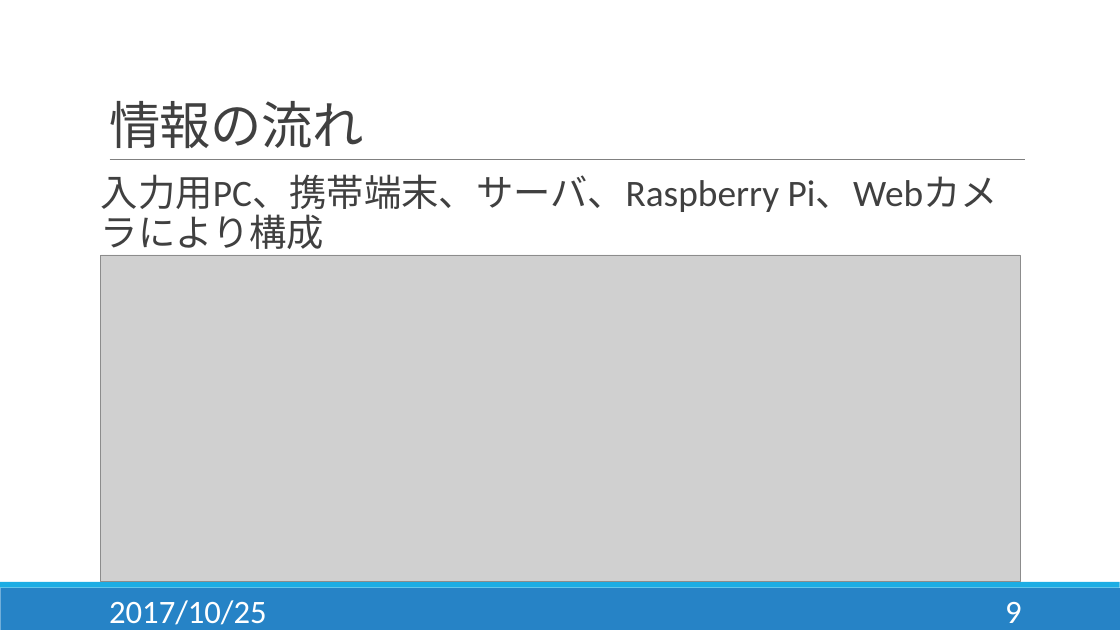
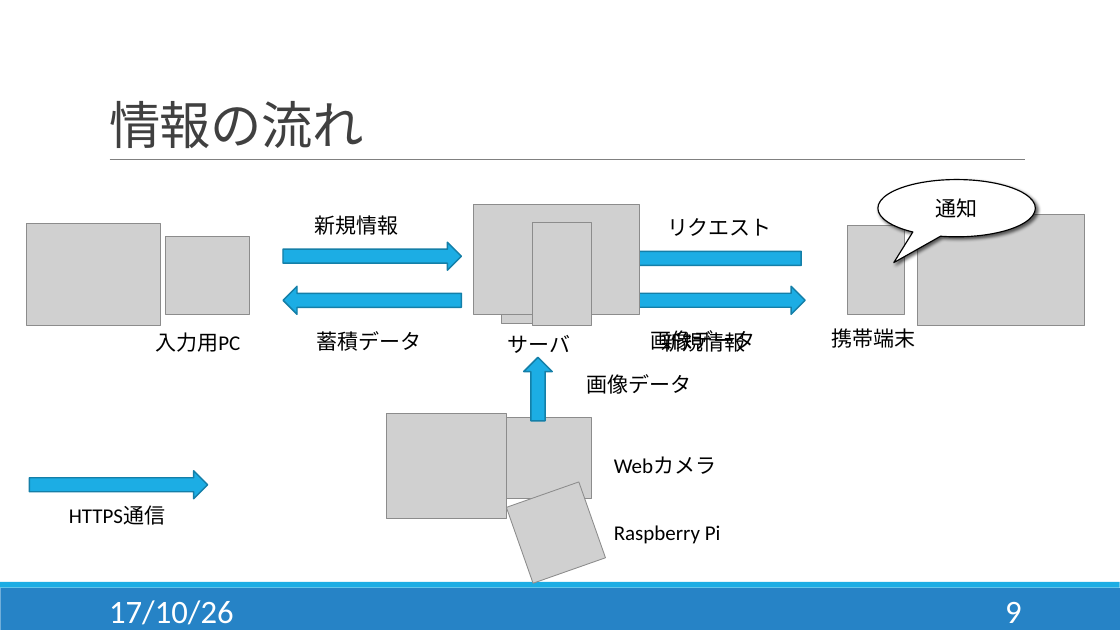
Before and after one commit to Hamato190360c/Siesta, a slide deck: slide 9 of 提案書発表/システム提案書_発表.pptx. Drawn at 1120x630 pixels with LibreOffice and Linux fonts; fonts in the diff are those of the drawing; grey boxes stand for pictures. Boxes give left, top, right and bottom in pixels: in the first picture for what was removed or moved away, otherwise in the second. Text is boxed around its words. In the diff, an @@ line names an element or a change of style, - is before the commit and + after.

Commit message:
情報の流れ図修正

```diff
--- a/提案書発表/システム提案書_発表.pptx
+++ b/提案書発表/システム提案書_発表.pptx
@@ text removed at [101, 174, 998, 216] @@
-入力用PC、携帯端末、サーバ、Raspberry Pi、Webカメラにより構成
@@ picture added at [473, 205, 639, 314] @@
@@ speech bubble added at [878, 180, 1036, 237], fill #FFFFFF, outline #000000 1 pt, 18 pt, text #000000 @@
+通知
@@ picture added at [26, 223, 160, 325] @@
@@ picture added at [166, 237, 250, 314] @@
@@ text added at [314, 215, 398, 235], 18 pt, text #000000 @@
+新規情報
@@ picture added at [501, 222, 578, 323] @@
@@ picture added at [533, 223, 592, 325] @@
@@ text added at [667, 218, 772, 236], 18 pt, text #000000 @@
+リクエスト
@@ picture added at [848, 225, 905, 314] @@
@@ picture added at [918, 214, 1085, 326] @@
@@ picture removed at [101, 255, 1020, 582] @@
@@ right arrow added at [283, 242, 461, 270], fill #1CADE4, outline #1580A9 1.25 pt @@
@@ right arrow added at [623, 245, 801, 272], fill #1CADE4, outline #1580A9 1.25 pt @@
@@ right arrow added at [283, 287, 461, 314], fill #1CADE4, outline #1580A9 1.25 pt @@
@@ right arrow added at [627, 287, 805, 314], fill #1CADE4, outline #1580A9 1.25 pt @@
@@ text added at [662, 329, 746, 355], 18 pt, text #000000 @@
+新規情報
@@ text added at [831, 328, 915, 348], 18 pt, text #000000 @@
+携帯端末
@@ text added at [155, 332, 240, 352], 18 pt, text #000000 @@
+入力用PC
@@ text added at [316, 331, 421, 351], 18 pt, text #000000 @@
+蓄積データ
@@ text added at [508, 335, 571, 353], 18 pt, text #000000 @@
+サーバ
@@ right arrow added at [524, 357, 553, 421], fill #1CADE4, outline #1580A9 1.25 pt @@
@@ text added at [651, 330, 756, 352], 18 pt, text #000000 @@
+画像データ
@@ text added at [587, 374, 692, 394], 18 pt, text #000000 @@
+画像データ
@@ picture added at [386, 414, 507, 519] @@
@@ picture added at [503, 418, 592, 499] @@
@@ right arrow added at [29, 471, 208, 498], fill #1CADE4, outline #1580A9 1.25 pt @@
@@ text added at [614, 456, 716, 474], 18 pt, text #000000 @@
+Webカメラ
@@ text added at [69, 506, 165, 525], 18 pt, text #000000 @@
+HTTPS通信
@@ picture added at [506, 482, 605, 583] @@
@@ text added at [614, 525, 721, 544], 18 pt, text #000000 @@
+Raspberry Pi
@@ text at [109, 600, 233, 625]: text changed @@
-2017/10/25
+17/10/26
```
Also in this commit, not shown: 20 other slides changed.
